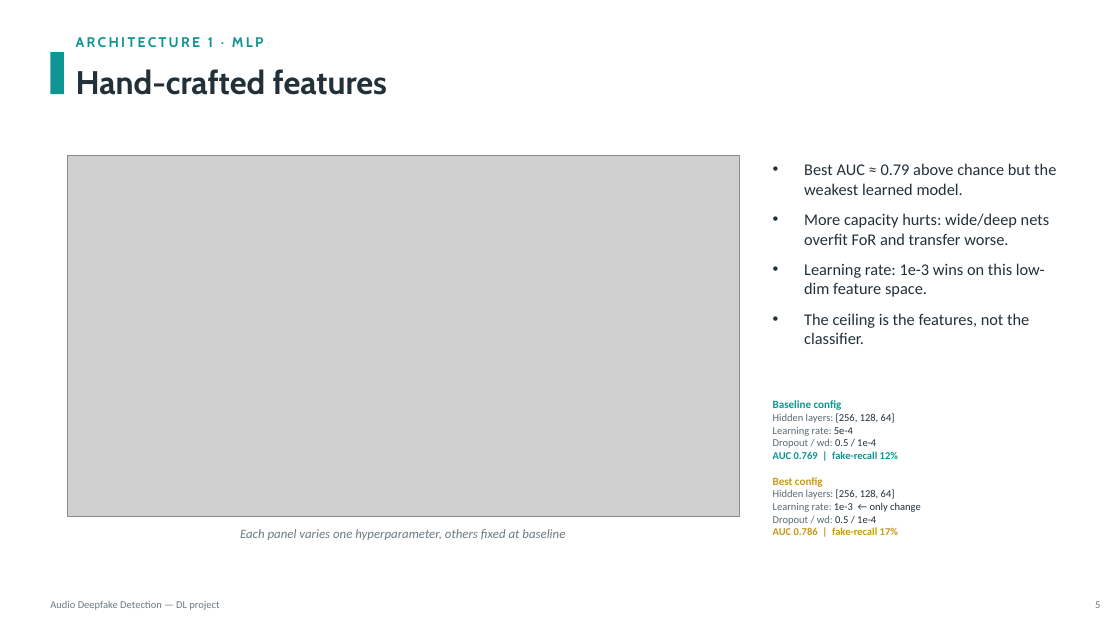
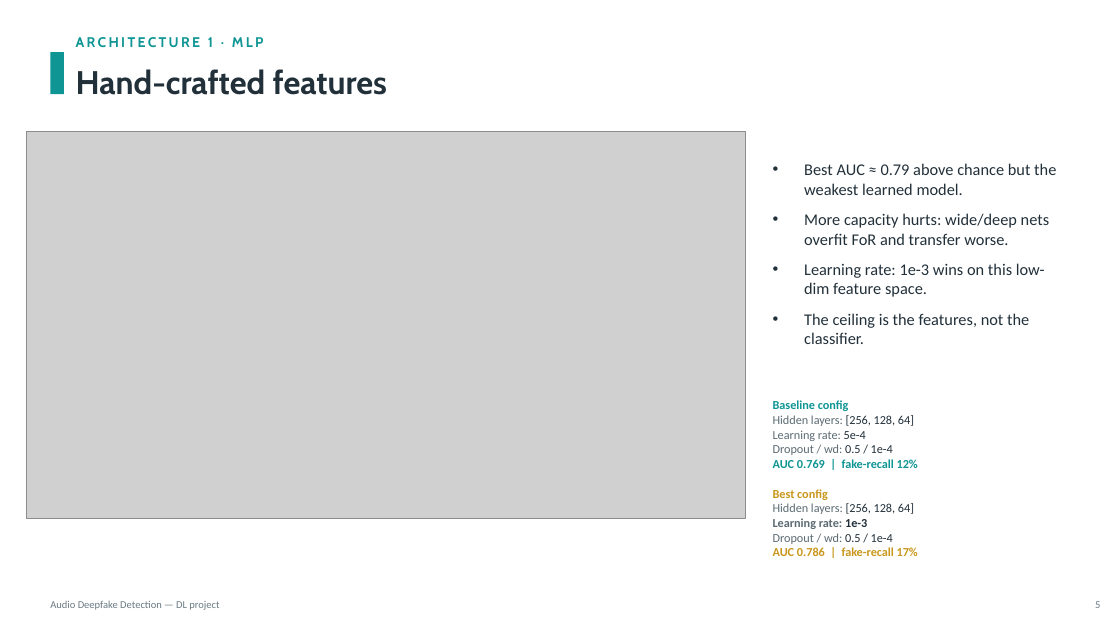
Before and after one commit to KonstaninosKaimakis/audio-deepfake-detection-DL, a slide deck: slide 5 of presentation.pptx. Drawn at 1120x630 pixels with LibreOffice and Linux fonts; fonts in the diff are those of the drawing; grey boxes stand for pictures. Boxes give left, top, right and bottom in pixels: in the first picture for what was removed or moved away, otherwise in the second. Text is boxed around its words. In the diff, an @@ line names an element or a change of style, - is before the commit and + after.

```diff
--- a/presentation.pptx
+++ b/presentation.pptx
@@ picture: place and size @@
-picture at (67,155,739,517)
+picture at (27,132,746,518)
@@ text at (773,400,918,544): size 9.5 to 10.5 pt in "Baseline config", "Best config"; size 9 to 10.5 pt in "Hidden layers: [256, 128, 64]", "Learning rate: 5e-4", "Dropout / wd: 0.5 / 1e-4", "AUC 0.769 | fake-recall 12%" and 3 more places @@
@@ text removed at (240,529,565,540) @@
-Each panel varies one hyperparameter, others fixed at baseline
@@ text at (773,518,867,529): text changed; size 9 to 10.5 pt; text colour #22303A to #5C6B73; bold on @@
-Learning rate: 1e-3 ← only change
+Learning rate: 1e-3
```
Also in this commit, not shown: 7 other slides changed.
